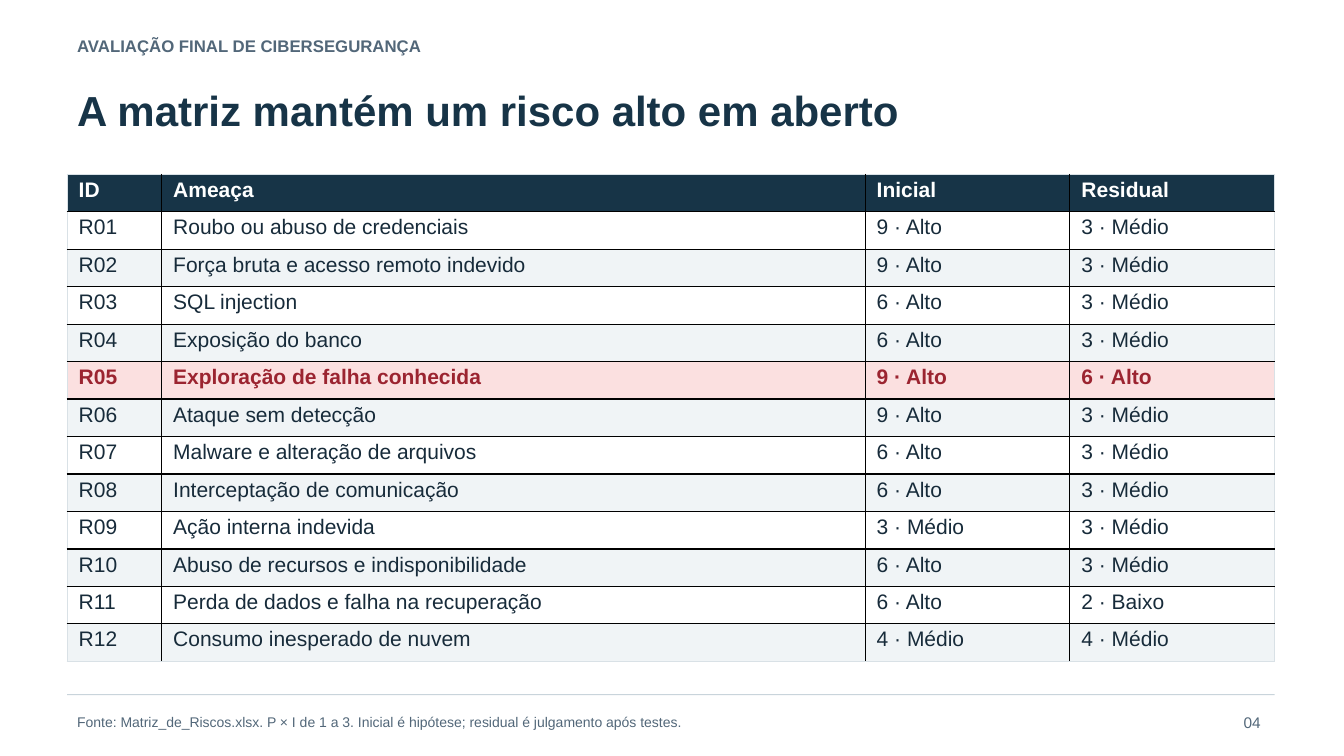
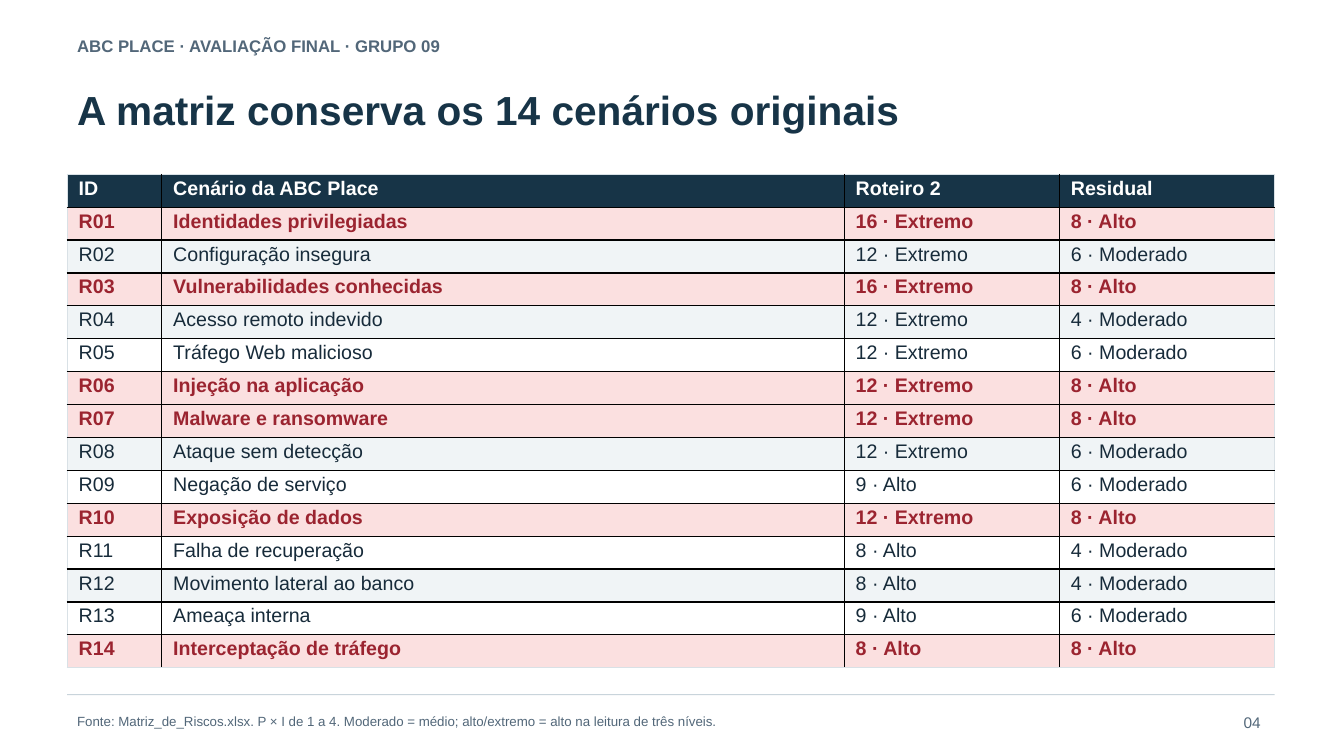
Before and after one commit to vitorkenzo299/CyberSec-ProvaFinal-26.2, a slide deck: slide 4 of entrega/Apresentacao_Executiva.pptx. Drawn at 1344x756 pixels with LibreOffice and Linux fonts; fonts in the diff are those of the drawing. Boxes give left, top, right and bottom in pixels: in the first picture for what was removed or moved away, otherwise in the second. Text is boxed around its words. In the diff, an @@ line names an element or a change of style, - is before the commit and + after.

Commit message:
Alinha avaliacao a ABC Place aos roteiros anteriores e ao Grupo 09

```diff
--- a/entrega/Apresentacao_Executiva.pptx
+++ b/entrega/Apresentacao_Executiva.pptx
@@ text at (x1=77, y1=38, x2=440, y2=56): text changed @@
-AVALIAÇÃO FINAL DE CIBERSEGURANÇA
+ABC PLACE · AVALIAÇÃO FINAL · GRUPO 09
@@ text at (x1=77, y1=95, x2=899, y2=133): text changed; size 30 to 29 pt @@
-A matriz mantém um risco alto em aberto
+A matriz conserva os 14 cenários originais
@@ table at (x1=68, y1=174, x2=1276, y2=668) @@
-row 1: ID | Ameaça | Inicial | Residual
-row 2: R01 | Roubo ou abuso de credenciais | 9 · Alto | 3 · Médio
-row 3: R02 | Força bruta e acesso remoto indevido | 9 · Alto | 3 · Médio
-row 4: R03 | SQL injection | 6 · Alto | 3 · Médio
-row 5: R04 | Exposição do banco | 6 · Alto | 3 · Médio
-row 6: R05 | Exploração de falha conhecida | 9 · Alto | 6 · Alto
-row 7: R06 | Ataque sem detecção | 9 · Alto | 3 · Médio
-row 8: R07 | Malware e alteração de arquivos | 6 · Alto | 3 · Médio
-row 9: R08 | Interceptação de comunicação | 6 · Alto | 3 · Médio
-row 10: R09 | Ação interna indevida | 3 · Médio | 3 · Médio
-row 11: R10 | Abuso de recursos e indisponibilidade | 6 · Alto | 3 · Médio
-row 12: R11 | Perda de dados e falha na recuperação | 6 · Alto | 2 · Baixo
-row 13: R12 | Consumo inesperado de nuvem | 4 · Médio | 4 · Médio
+row 1: ID | Cenário da ABC Place | Roteiro 2 | Residual
+row 2: R01 | Identidades privilegiadas | 16 · Extremo | 8 · Alto
+row 3: R02 | Configuração insegura | 12 · Extremo | 6 · Moderado
+row 4: R03 | Vulnerabilidades conhecidas | 16 · Extremo | 8 · Alto
+row 5: R04 | Acesso remoto indevido | 12 · Extremo | 4 · Moderado
+row 6: R05 | Tráfego Web malicioso | 12 · Extremo | 6 · Moderado
+row 7: R06 | Injeção na aplicação | 12 · Extremo | 8 · Alto
+row 8: R07 | Malware e ransomware | 12 · Extremo | 8 · Alto
+row 9: R08 | Ataque sem detecção | 12 · Extremo | 6 · Moderado
+row 10: R09 | Negação de serviço | 9 · Alto | 6 · Moderado
+row 11: R10 | Exposição de dados | 12 · Extremo | 8 · Alto
+row 12: R11 | Falha de recuperação | 8 · Alto | 4 · Moderado
+row 13: R12 | Movimento lateral ao banco | 8 · Alto | 4 · Moderado
+row 14: R13 | Ameaça interna | 9 · Alto | 6 · Moderado
+row 15: R14 | Interceptação de tráfego | 8 · Alto | 8 · Alto
@@ text at (x1=77, y1=716, x2=716, y2=729): text changed; size 10 to 9.5 pt @@
-Fonte: Matriz_de_Riscos.xlsx. P × I de 1 a 3. Inicial é hipótese; residual é julgamento após testes.
+Fonte: Matriz_de_Riscos.xlsx. P × I de 1 a 4. Moderado = médio; alto/extremo = alto na leitura de três níveis.
```
Also in this commit, not shown: 7 other slides changed, 4 slides added, 4 slides removed, 59 other files.
